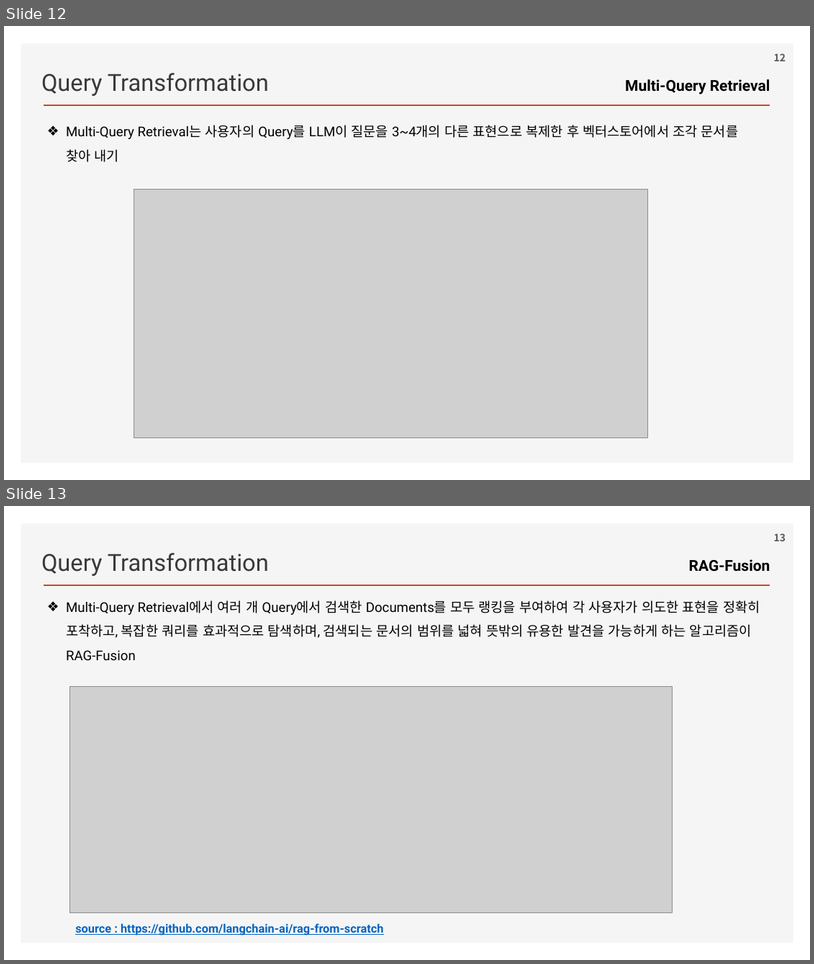
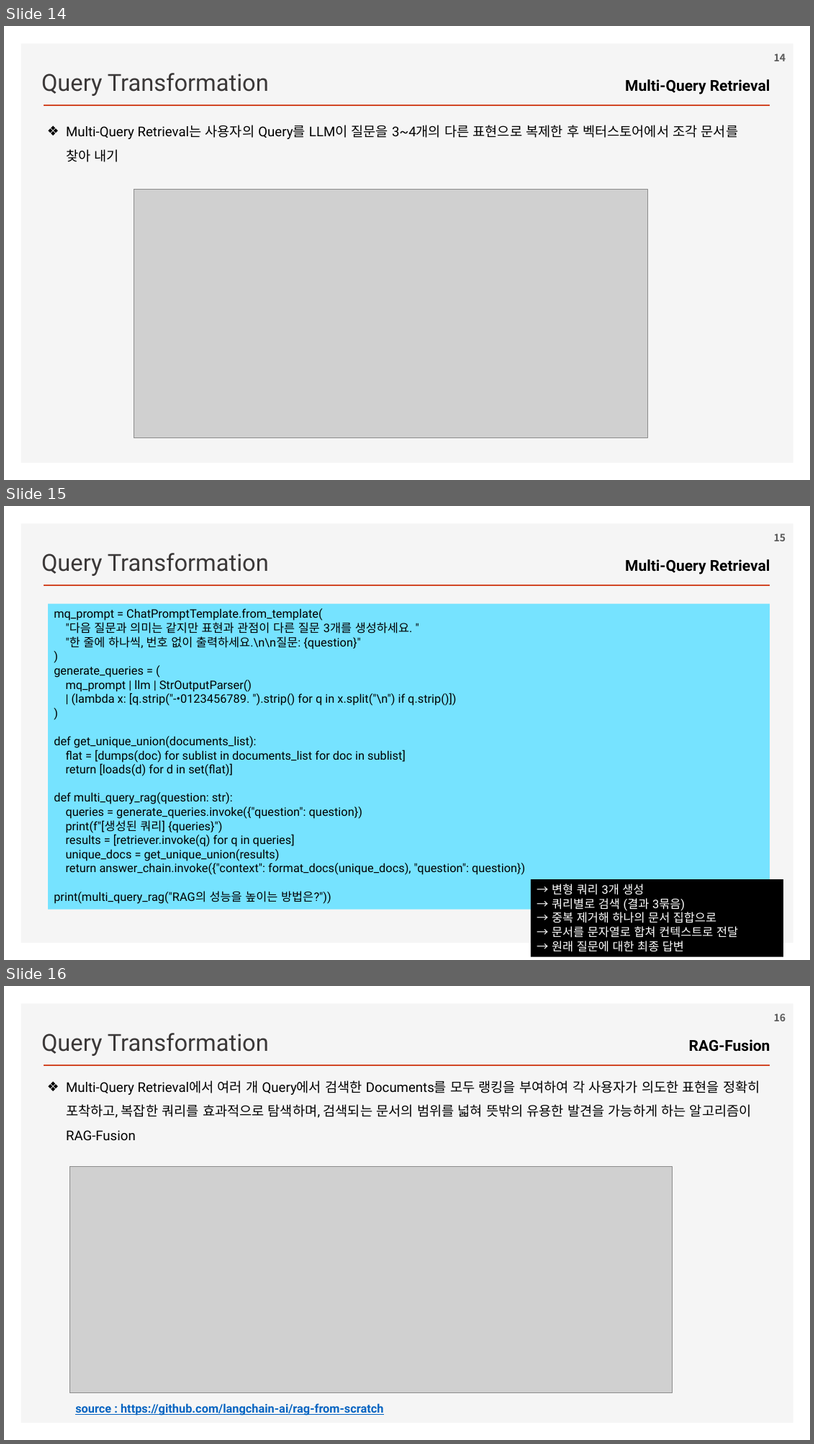
Before and after one commit to ancestor9/2026_Fall_Learning-Langchain-AI-Agent, a slide deck: ppts/CHAPTER 3 RAG Part II_Chatting with Your Data.pptx. Shown one above the other, each under a label of ours: slides 12 and 13 before the commit, slides 14, 15 and 16 after it. The pictures are 814x964 and 814x1444 pixels, drawn with LibreOffice and Linux fonts; fonts in the diff are those of the drawing; grey boxes stand for pictures; background and template pictures are left out. Boxes give left, top, right and bottom in pixels: in the first picture for what was removed or moved away, otherwise in the second. Text is boxed around its words. In the diff, an @@ line names an element or a change of style, - is before the commit and + after.

```diff
--- a/ppts/CHAPTER 3 RAG Part II_Chatting with Your Data.pptx
+++ b/ppts/CHAPTER 3 RAG Part II_Chatting with Your Data.pptx
@@ slide 15 added at box(4, 506, 810, 960), background #FFFFFF; not listed: 2 template elements that a slide beside it also shows @@
@@ page number added at box(774, 533, 786, 541), 12 pt, text #595959, bold @@
+15
@@ text added at box(41, 553, 269, 576), 28 pt, text #3B3838 @@
+Query Transformation
@@ text added at box(625, 559, 771, 574), 18 pt, text #000000, bold @@
+Multi-Query Retrieval
@@ rectangle added at box(48, 603, 771, 909), fill #76E3FF, 14 pt, text #000000 @@
+mq_prompt = ChatPromptTemplate.from_template(
+"다음 질문과 의미는 같지만 표현과 관점이 다른 질문 3개를 생성하세요. "
+"한 줄에 하나씩, 번호 없이 출력하세요.\n\n질문: {question}"
+)
+generate_queries = (
+mq_prompt | llm | StrOutputParser()
+| (lambda x: [q.strip("-•0123456789. ").strip() for q in x.split("\n") if q.strip()])
+)
+def get_unique_union(documents_list):
+flat = [dumps(doc) for sublist in documents_list for doc in sublist]
+return [loads(d) for d in set(flat)]
+def multi_query_rag(question: str):
+queries = generate_queries.invoke({"question": question})
+print(f"[생성된 쿼리] {queries}")
+results = [retriever.invoke(q) for q in queries]
+unique_docs = get_unique_union(results)
+return answer_chain.invoke({"context": format_docs(unique_docs), "question": question})
+print(multi_query_rag("RAG의 성능을 높이는 방법은?"))
@@ rectangle added at box(531, 879, 784, 957), fill #000000, 14 pt, text #FFFFFF @@
+→ 변형 쿼리 3개 생성
+→ 쿼리별로 검색 (결과 3묶음)
+→ 중복 제거해 하나의 문서 집합으로
+→ 문서를 문자열로 합쳐 컨텍스트로 전달
+→ 원래 질문에 대한 최종 답변
@@ what was slide 12 is now slide 14 @@
@@ page number at box(774, 53, 786, 61): text changed @@
-12
+14
@@ what was slide 13 is now slide 16 @@
@@ page number at box(774, 1013, 786, 1021): text changed @@
-13
+16
```
Also in this commit, not shown: 1 slide changed, 5 other slides added, 1 slide removed.
